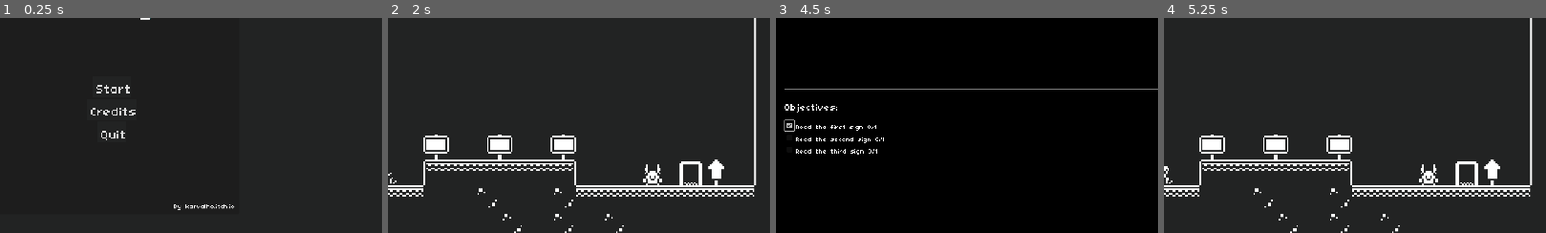
Above: before the commit, frames 1-4 (left to right).
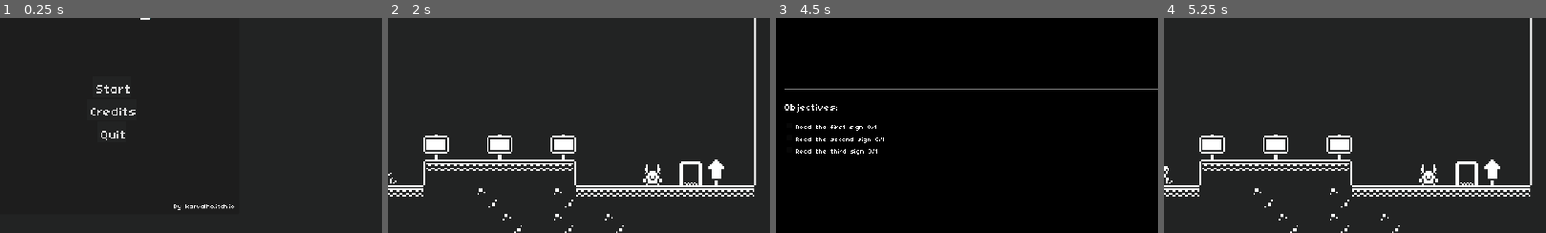
Above: after the commit, the same moments.

Repository: jrenato/duality
Game: Godot game, scene res://UI/main_menu.tscn
Two runs of this game, one before a commit and one after it. Both use one fixed random seed, a clock stepped at 60 frames per second and the inputs below.
Inputs (mouse positions are % of the whole screen's width and height, from its top left):
- Up to frame 1 (0.25 s): no input
- Up to frame 2 (2 s): click "Start" at 0.5 s; tap Enter at 1.25 s; hold D (move_right) from 1.28 s (still down); tap E (interact) at 1.35 s; tap Space (jump) at 1.52 s
- Up to frame 3 (4.5 s): tap E (interact) at 2.1, 3.05 s; tap Space (jump) at 2.27 s; release D (move_right) at 2.78 s; hold A (move_left) 2.78-3.5 s; tap Tab (toggle_log) at 2.85 s; click "Learn about the competition" at 3.5 s; click (37, 57) at 4.27 s
- Up to frame 4 (5.25 s): click "X" at 5 s
The pictures show only the part of the screen within x 35-85%, y 32-82%; the shares and areas given below are measured in that part.

Frames 1-2 are identical in both runs. In frame 3, less than 0.1% of the frame differs, in the area x 2-5%, y 47-53%; in frame 4, nothing differs.

Commit message:
Added objective tracking and completion

Diff:
--- a/Autoloads/events.gd
+++ b/Autoloads/events.gd
@@ -2,4 +2,7 @@
 
 signal toggled_dimension
 signal activated_dimension(dimension: String)
+
+signal objective_updated(objective_id : String, objective_type: String, quantity: int)
+
 signal player_died
--- a/Systems/Quest/Components/quest_log_component.gd
+++ b/Systems/Quest/Components/quest_log_component.gd
@@ -3,7 +3,6 @@
 
 @export var quest_base_scene : PackedScene
 @export var quest_log_screen_entry : PackedScene
-@export var quest_log_screen_objective : PackedScene
 
 var current_active_quests : Array[int]
 var completed_quests : Array[int]
@@ -58,23 +57,11 @@
 		quest_entry.button.pressed.connect(_on_quest_button_pressed.bind(current_quest))
 
 
-func load_objectives_for_stage(stage : StageDetails) -> void:
-	for objective in stage.objectives:
-		var stage_objective_screen : QuestLogScreenObjective = quest_log_screen_objective.instantiate()
-		quest_log_screen.objectives_container.add_child(stage_objective_screen)
-		stage_objective_screen.objective_label.text = "%s %s/%s" % [objective.objective_name, 0, objective.quantity]
-
-
 func clear_quests_log() -> void:
 	for quest_entry in quest_log_screen.main_quests.get_children():
 		quest_entry.queue_free()
 	for quest_entry in quest_log_screen.side_quests.get_children():
 		quest_entry.queue_free()
-
-
-func clear_objectives_log() -> void:
-	for objective_entry in quest_log_screen.objectives_container.get_children():
-		objective_entry.queue_free()
 
 
 func hide_quest_log_screen() -> void:
@@ -94,15 +81,9 @@
 	pass
 
 
-func _on_quest_button_pressed(quest : QuestBase) -> void:
+func _on_quest_button_pressed(quest_base : QuestBase) -> void:
+	quest_log_screen.quest_base = quest_base
 	quest_log_screen.quest_details_container.visible = true
-
-	quest_log_screen.title_label.text = quest.quest_details.quest_name
-	quest_log_screen.description_label.text = quest.quest_details.log_description
-	quest_log_screen.stage_label.text = quest.quest_details.stages[quest.current_stage].description
-
-	clear_objectives_log()
-	load_objectives_for_stage(quest.quest_details.stages[quest.current_stage])
 
 
 func _on_close_button_pressed() -> void:
--- a/Systems/Quest/Components/quest_log_component.tscn
+++ b/Systems/Quest/Components/quest_log_component.tscn
@@ -1,17 +1,15 @@
-[gd_scene load_steps=6 format=3 uid="uid://bdps56r6rpulg"]
+[gd_scene load_steps=5 format=3 uid="uid://bdps56r6rpulg"]
 
 [ext_resource type="Script" path="res://Systems/Quest/Components/quest_log_component.gd" id="1_lv8rn"]
 [ext_resource type="PackedScene" uid="uid://b862nja7iih4y" path="res://Systems/Quest/quest_base.tscn" id="2_wy5f7"]
 [ext_resource type="PackedScene" uid="uid://c64grf1bj8t7x" path="res://Systems/Quest/UI/quest_log_screen_entry.tscn" id="3_it16a"]
 [ext_resource type="PackedScene" uid="uid://css1dj7u5geam" path="res://Systems/Quest/UI/quest_log_screen.tscn" id="3_ub6kb"]
-[ext_resource type="PackedScene" uid="uid://btrbt6br5fglg" path="res://Systems/Quest/UI/quest_log_screen_objective.tscn" id="4_yslwk"]
 
 [node name="QuestLogComponent" type="Node"]
 process_mode = 3
 script = ExtResource("1_lv8rn")
 quest_base_scene = ExtResource("2_wy5f7")
 quest_log_screen_entry = ExtResource("3_it16a")
-quest_log_screen_objective = ExtResource("4_yslwk")
 
 [node name="CurrentQuests" type="Node" parent="."]
 unique_name_in_owner = true
--- a/Systems/Quest/UI/quest_log_screen.gd
+++ b/Systems/Quest/UI/quest_log_screen.gd
@@ -1,5 +1,7 @@
 extends CanvasLayer
 class_name QuestLogScreen
+
+@export var quest_log_screen_objective : PackedScene
 
 @onready var main_quests: VBoxContainer = %MainQuestsContainer
 @onready var side_quests: VBoxContainer = %SideQuestsContainer
@@ -13,3 +15,41 @@
 @onready var objectives_label: Label = %ObjectivesLabel
 
 @onready var close_button: Button = %CloseButton
+
+var quest_base : QuestBase :
+	set(value):
+		quest_base = value
+		update_quest_details()
+	get:
+		return quest_base
+
+
+func update_quest_details() -> void:
+	if not quest_base:
+		return
+
+	title_label.text = quest_base.quest_details.quest_name
+	description_label.text = quest_base.quest_details.log_description
+	stage_label.text = quest_base.quest_details.stages[quest_base.current_stage].description
+
+	clear_objectives_log()
+	load_objectives_for_stage()
+
+
+func load_objectives_for_stage() -> void:
+	var stage : StageDetails = quest_base.quest_details.stages[quest_base.current_stage]
+	for objective in stage.objectives:
+		var stage_objective_screen : QuestLogScreenObjective = quest_log_screen_objective.instantiate()
+		objectives_container.add_child(stage_objective_screen)
+
+		var current_quantity = 0
+		if quest_base.current_objective_progress.has(objective.objective_id):
+			current_quantity = quest_base.current_objective_progress[objective.objective_id]["quantity"]
+
+		stage_objective_screen.objective_label.text = "%s %s/%s" % [objective.objective_name, current_quantity, objective.quantity]
+		stage_objective_screen.objective_check_box.button_pressed = current_quantity == objective.quantity
+
+
+func clear_objectives_log() -> void:
+	for objective_entry in objectives_container.get_children():
+		objective_entry.queue_free()
--- a/Systems/Quest/UI/quest_log_screen.tscn
+++ b/Systems/Quest/UI/quest_log_screen.tscn
@@ -1,7 +1,8 @@
-[gd_scene load_steps=7 format=3 uid="uid://css1dj7u5geam"]
+[gd_scene load_steps=8 format=3 uid="uid://css1dj7u5geam"]
 
 [ext_resource type="FontFile" uid="uid://dk0lde2ju67sl" path="res://Assets/TinyUnicode.ttf" id="1_7njy7"]
 [ext_resource type="Script" path="res://Systems/Quest/UI/quest_log_screen.gd" id="1_ovh2n"]
+[ext_resource type="PackedScene" uid="uid://btrbt6br5fglg" path="res://Systems/Quest/UI/quest_log_screen_objective.tscn" id="2_jjotx"]
 
 [sub_resource type="StyleBoxFlat" id="StyleBoxFlat_a7g7f"]
 bg_color = Color(0, 0, 0, 1)
@@ -17,6 +18,7 @@
 
 [node name="QuestLogScreen" type="CanvasLayer"]
 script = ExtResource("1_ovh2n")
+quest_log_screen_objective = ExtResource("2_jjotx")
 
 [node name="ColorRect" type="ColorRect" parent="."]
 anchors_preset = 15
--- a/Systems/Quest/UI/quest_log_screen_objective.tscn
+++ b/Systems/Quest/UI/quest_log_screen_objective.tscn
@@ -9,6 +9,8 @@
 [node name="CheckBox" type="CheckBox" parent="."]
 unique_name_in_owner = true
 layout_mode = 2
+focus_mode = 0
+disabled = true
 
 [node name="Label" type="Label" parent="."]
 unique_name_in_owner = true
--- a/Systems/Quest/quest_base.gd
+++ b/Systems/Quest/quest_base.gd
@@ -22,6 +22,10 @@
 var is_completed : bool
 
 
+func _ready() -> void:
+	Events.objective_updated.connect(_on_objective_updated)
+
+
 func load_quest_details() -> void:
 	if not quest_id:
 		return
@@ -37,6 +41,14 @@
 	create_current_objective_progress()
 
 
+func get_objective_details(objective_id: String) -> ObjectiveDetails:
+	for objective in current_stage_details.objectives:
+		if objective.objective_id == objective_id:
+			return objective
+
+	return null
+
+
 func create_current_objective_progress() -> void:
 	current_objective_progress.clear()
 
@@ -44,3 +56,15 @@
 		current_objective_progress[objective_detail.objective_id] = {
 			"quantity": 0
 		}
+
+
+func _on_objective_updated(objective_id: String, objective_type: String, quantity: int) -> void:
+	var objective_details: ObjectiveDetails = get_objective_details(objective_id)
+
+	if current_objective_progress.has(objective_id):
+		var new_quantity: int = current_objective_progress[objective_id]["quantity"] + quantity
+		if new_quantity < objective_details.quantity:
+			current_objective_progress[objective_id]["quantity"] = new_quantity
+		else:
+			# Discard the excedent
+			current_objective_progress[objective_id]["quantity"] = objective_details.quantity
--- a/World/Components/sign.gd
+++ b/World/Components/sign.gd
@@ -2,6 +2,7 @@
 class_name Sign
 
 @export_multiline var message: String
+@export var objective_id: String
 
 var active: bool
 
@@ -14,6 +15,7 @@
 
 func interact_with(player : Player) -> void:
 	print(message)
+	Events.objective_updated.emit(objective_id, "interact", 1)
 
 
 func enter_interaction_area() -> void:
--- a/World/Levels/level.gd
+++ b/World/Levels/level.gd
@@ -30,7 +30,7 @@
 	spawn_player()
 	update_dimensions()
 
-	SoundPlayer.play_music(SoundPlayer.LEVEL_MUSIC)
+	# SoundPlayer.play_music(SoundPlayer.LEVEL_MUSIC)
 
 
 func spawn_player() -> void:
--- a/World/Levels/level01.tscn
+++ b/World/Levels/level01.tscn
@@ -52,13 +52,16 @@
 [node name="Sign" parent="." instance=ExtResource("11_uj0c6")]
 position = Vector2(200, 176)
 message = "The competition is simple: whoever collects the coins faster, wins!"
+objective_id = "read_first_sign"
 
 [node name="Sign2" parent="." instance=ExtResource("11_uj0c6")]
 position = Vector2(240, 176)
 message = "There are prizes for the 1st, 2nd and 3rd places!"
+objective_id = "read_second_sign"
 
 [node name="Sign3" parent="." instance=ExtResource("11_uj0c6")]
 position = Vector2(280, 176)
 message = "To enter the competition, you need to pay a fee of 10 coins."
+objective_id = "read_third_sign"
 
 [connection signal="timeout" from="SpawnTimer" to="." method="_on_spawn_timer_timeout"]
